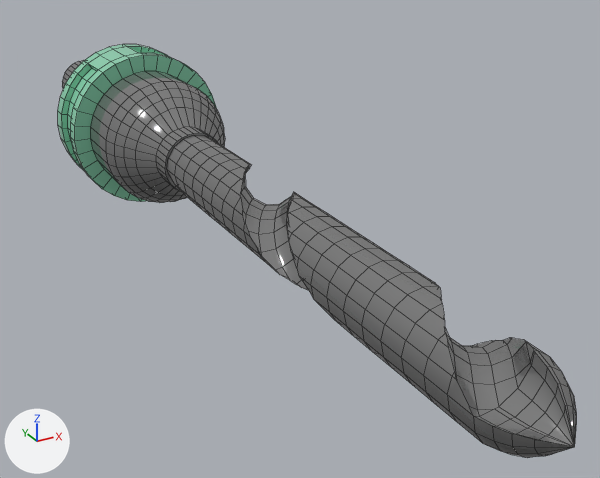
Before and after pictures for a commit that changed the FBX model Assets/_FBX/RoomObjects/Tools/ToolDrill3.fbx.
Before and after are seen from a camera (50 mm lens) standing at (0.9744, 2.3203, 0.9676) and looking at (0.9999, 2.3667, 0.9444). Lighting does not change. The marker at lower left points along +X, +Y and +Z. The first picture is the older version. Mesh edges are drawn as thin lines. Where no turn or scale is listed for an object, it has been applied to the vertices.

Names of what the first picture shows: 'ToolDrill3'.
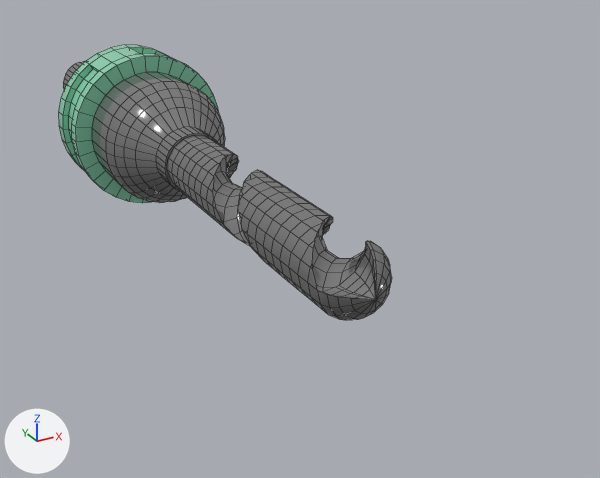
The change, as a diff of the scene's bpy script:
```diff
--- a/Assets/_FBX/RoomObjects/Tools/ToolDrill3.fbx.py
+++ b/Assets/_FBX/RoomObjects/Tools/ToolDrill3.fbx.py
@@ me_mesh_071 @@
 # used by ob_tooldrill3; location = (0.99571, 2.40411, 0.94807)
-me_mesh_071.from_pydata(...)  # 1293 vertices, 1173 faces; spans x -0.0062..0.0062, y -0.0665..0.0, z -0.0062..0.0062
+me_mesh_071.from_pydata(...)  # 1293 vertices, 1173 faces; spans x -0.0062..0.0062, y 0.0..0.0527, z -0.0061..0.0064
+# me_mesh_071 part 1: the loose piece of 629 vertices spanning x -0.0022..0.0022, y -0.0665..-0.0292, z -0.0022..0.0022 is scaled about its middle by (1, 0.64, 1), then moved by (0.0, 0.0598, 0.0002)
+# me_mesh_071 part 2: all 472 vertices in x -0.0062..0.0062, y -0.0191..0.0, z -0.0062..0.0062 are moved by (0.0, 0.0527, 0.0002)
+# me_mesh_071 part 3: 192 of the vertices in x -0.0049..0.0049, y -0.0292..-0.0233, z -0.0049..0.0049 are moved by (0.0, 0.053, 0.0002)
 me_mesh_071.materials.append(mat_metal)
@@ ob_tooldrill3 @@
 ob_tooldrill3 = bpy.data.objects.new('ToolDrill3', me_mesh_071)
-ob_tooldrill3.location = (0.99571, 2.40411, 0.94807)
+ob_tooldrill3.location = (0.99569, 2.35106, 0.94791)
```

Pixel boxes (x1, y1, x2, y2) of what changed, in the pictures (600 x 478 px; the box of a moved part takes in the faces that stretch with it):
'ToolDrill3', reshaped, moved (36% narrower, 33% shorter): before (58, 44, 577, 458); after (59, 45, 392, 320)
part 1 of me_mesh_071, moved or reshaped: before (169, 136, 577, 458); after (169, 136, 392, 320)
part 2 of me_mesh_071, moved or reshaped: before (58, 44, 217, 202); after (59, 45, 219, 203)
part 3 of me_mesh_071, moved or reshaped: before (91, 71, 225, 203); after (92, 72, 225, 203)
